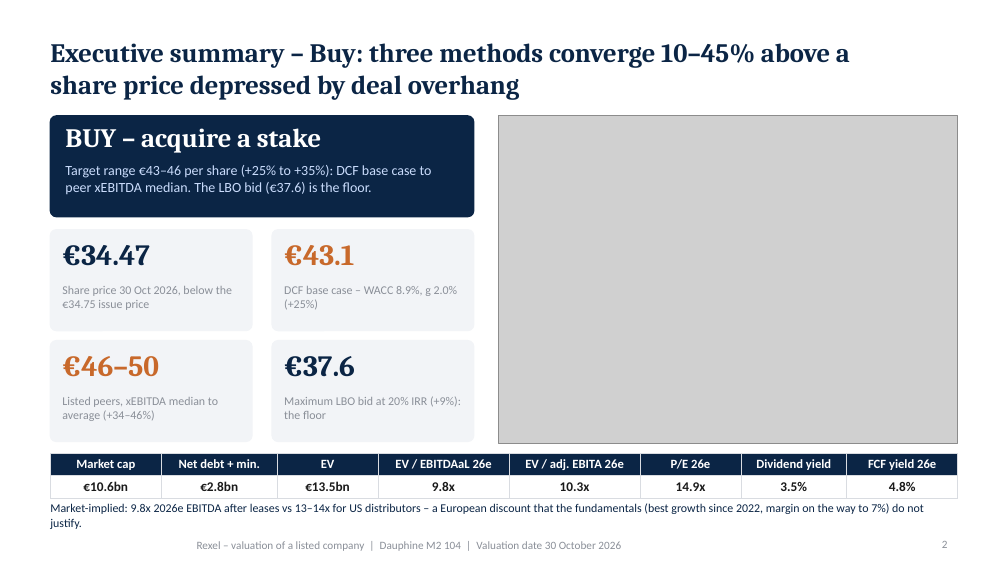
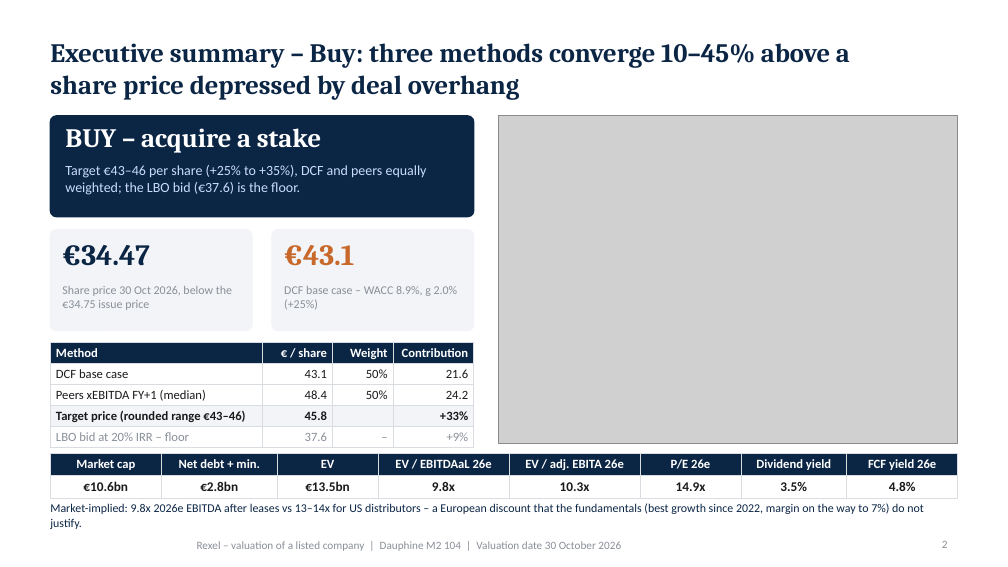
Before and after one commit to marwanferreira/rexel-valuation, a slide deck: slide 2 of Rexel valuation - deck.pptx. Drawn at 1008x567 pixels with LibreOffice and Linux fonts; fonts in the diff are those of the drawing; grey boxes stand for pictures; background and template pictures are left out. Boxes give left, top, right and bottom in pixels: in the first picture for what was removed or moved away, otherwise in the second. Text is boxed around its words. In the diff, an @@ line names an element or a change of style, - is before the commit and + after.

Commit message:
Deck v3: palette-consistent charts, normalised logos, weighted target price, title stat chips

```diff
--- a/Rexel valuation - deck.pptx
+++ b/Rexel valuation - deck.pptx
@@ text at (65, 165, 427, 195): text changed @@
-Target range €43–46 per share (+25% to +35%): DCF base case to peer xEBITDA median. The LBO bid (€37.6) is the floor.
+Target €43–46 per share (+25% to +35%), DCF and peers equally weighted; the LBO bid (€37.6) is the floor.
@@ rounded rectangle removed at (50, 341, 252, 442) @@
@@ table added at (50, 343, 474, 445), 5 rows, 4 columns @@
+Method | € / share | Weight | Contribution
+DCF base case | 43.1 | 50% | 21.6
+Peers xEBITDA FY+1 (median) | 48.4 | 50% | 24.2
+Target price (rounded range €43–46) | 45.8 |  | +33%
+LBO bid at 20% IRR – floor | 37.6 | – | +9%
@@ text removed at (62, 356, 159, 377) @@
-€46–50
@@ rounded rectangle removed at (272, 341, 474, 442) @@
@@ text removed at (284, 356, 355, 377) @@
-€37.6
@@ text removed at (62, 397, 218, 421) @@
-Listed peers, xEBITDA median to average (+34–46%)
@@ text removed at (284, 396, 461, 419) @@
-Maximum LBO bid at 20% IRR (+9%): the floor
```
Also in this commit, not shown: 5 other slides changed, 23 other files.
